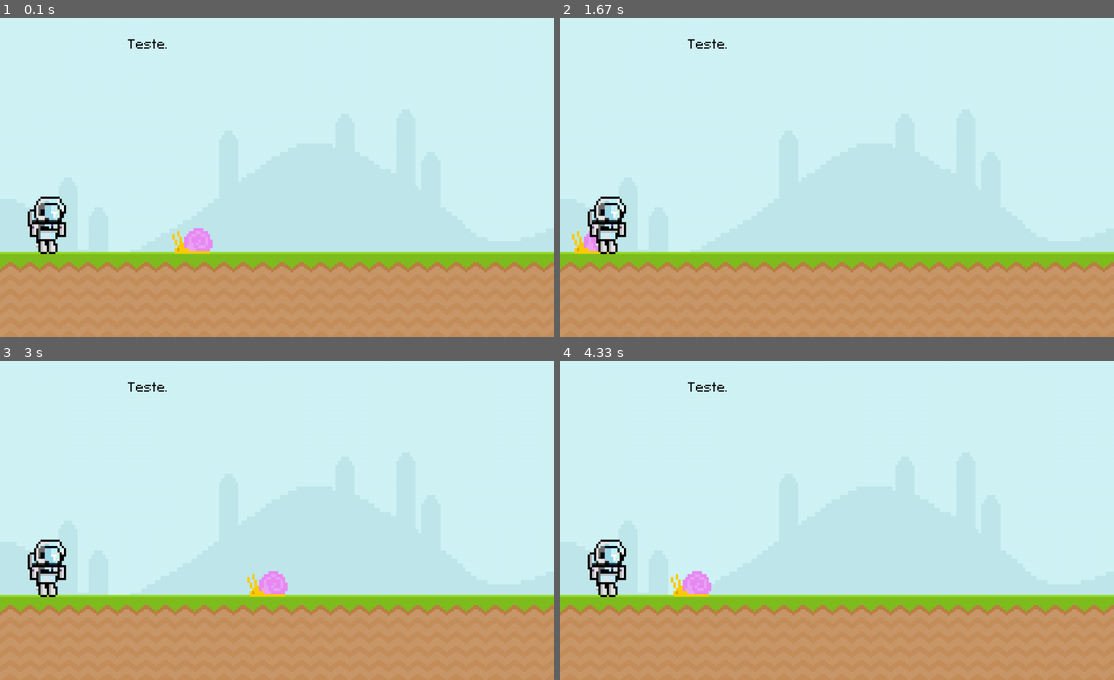
Above: before the commit, frames 1-4 (two rows, left to right).
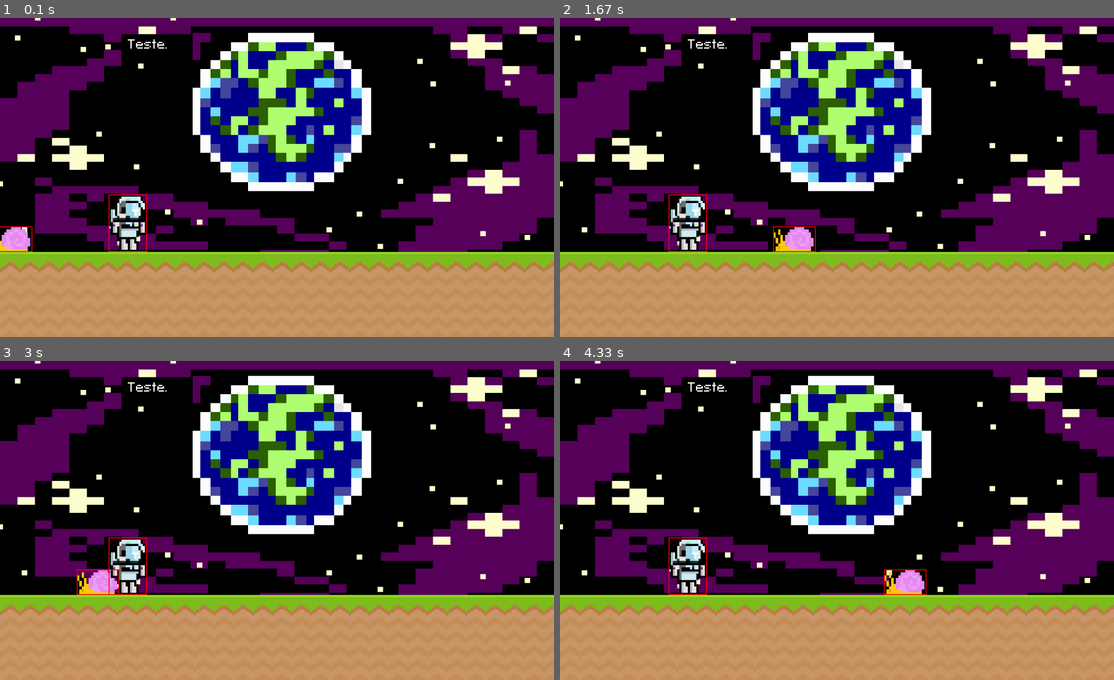
Above: after the commit, the same moments.

Repository: Guiabg/Pygame
Game: pygame game, started from Pygame-main/Game/sambanalua.py
Same seed, same stepped clock (60 frames per second), same inputs: the game is played once before the commit and once after it.
Inputs:
- Up to frame 1 (0.1 s): no input
- Up to frame 2 (1.67 s): no input
- Up to frame 3 (3 s): no input
- Up to frame 4 (4.33 s): no input

The runs differ from the first frame. In frame 1, 73% of the frame differs, in the area x 0-100%, y 0-74%; in frame 2, 73%; in frame 3, 73%; in frame 4, 73%.

Commit message:
Colisões e posições consertadas com sprites rescalionados e pixels sem espaço vazio.

Diff:
--- a/Pygame-main/Game/sambanalua.py
+++ b/Pygame-main/Game/sambanalua.py
@@ -13,22 +13,22 @@
 #Imagens e textos usados
 #Para colocar imagens, basta coloca-las dentro da pasta do jogo.
 #Usamos convert para trabalhar melhor com as imagens no pygame, além de melhorar o desempenho do jogo.
-sky_surface = pygame.image.load('Pygame-main\graphics\Sky.png').convert()
-ground_surface = pygame.image.load('Pygame-main\graphics\ground.png').convert()
-snail_surface = pygame.image.load('Pygame-main\graphics\snail\snail1.png').convert_alpha()
-text_surface = fonte_teste.render('Teste.', False, 'Black')
-player_surface = pygame.image.load('Pygame-main\sprites\spr_1.png').convert_alpha()
+space_surf = pygame.image.load('Pygame-main\sprites\space.png').convert()
+ground_surf = pygame.image.load('Pygame-main\graphics\ground.png').convert()
+snail_surf = pygame.image.load('Pygame-main\graphics\snail\snail1.png').convert_alpha()
+text_surf = fonte_teste.render('Teste.', False, 'White')
+astro_surf = pygame.image.load('Pygame-main\\sprites\\spr_1.png').convert_alpha()
 
 #Imagens rescalionadas
-player_big = pygame.transform.scale(player_surface, (500,500)).convert_alpha()
-sky_big = pygame.transform.scale(sky_surface, (1300,750))
-ground_big = pygame.transform.scale(ground_surface, (1300,200))
-snail_big = pygame.transform.scale(snail_surface, (100,60))
+astro_big = pygame.transform.scale(astro_surf, (90,135)).convert_alpha()
+space_big = pygame.transform.scale(space_surf, (1300,600)).convert()
+ground_big = pygame.transform.scale(ground_surf, (1300,200)).convert()
+snail_big = pygame.transform.scale(snail_surf, (100,60)).convert_alpha()
 
-#Posições
+#Posições e colisões
 snail_x_pos = 600
-snail_rectangle = snail_surface.get_rect(bottomright = (500,530))
-player_rectangle = player_surface.get_rect(midbottom = (100,205))
+snail_rect = snail_big.get_rect(bottomright = (100,550))
+astro_rect = astro_big.get_rect(midbottom = (300,550))
 
 
 while True:
@@ -44,27 +44,31 @@
             print('Mouse up')"""
 
     #Camadas
-    screen.blit(sky_big,(0,0))
+    screen.blit(space_big,(0,0))
     screen.blit(ground_big,(0,550))
-    screen.blit(text_surface,(300,50))
+    screen.blit(text_surf,(300,50))
     """snail_x_pos-=4
     if snail_x_pos <-100: snail_x_pos = 800"""
-    snail_rectangle.x -= 4
-    if snail_rectangle.right <=0: snail_rectangle.left = 800
+    snail_rect.x -= 4
+    if snail_rect.right <=0: snail_rect.left = 800
 
-    screen.blit(snail_big,(snail_rectangle))
+    screen.blit(snail_big,snail_rect)
     # print(player_rectangle.left) para ver a posição da linha de certo lado do retângulo.
     # player_rectangle.left +=1 irá mover o personagem para a esquerda da tela.
 
-    screen.blit(player_big, (player_rectangle))
+    screen.blit(astro_big, astro_rect)
 
-    #Colisão
+    if astro_rect.colliderect(snail_rect):
+        print('collision')
+
+    #Teste de colisão
     # print(player_rectangle.colliderect(snail_rectangle)) para checar colisão entre dois objetos.
-    """if player_rectangle.colliderect(snail_rectangle):
+    """if astro_rect.colliderect(snail_rect):
         print('Collision')"""
-
+    pygame.draw.rect(screen, (255,0,0), astro_rect, 2)
+    pygame.draw.rect(screen, (255,0,0), snail_rect, 2)
     """mouse_pos = pygame.mouse.get_pos()
-    if player_rectangle.collidepoint((mouse_pos)):
+    if player_rect.collidepoint((mouse_pos)):
         print(pygame.mouse.get_pressed())"""
 
     pygame.display.update()
Binary file changed: Pygame-main/sprites/Objetos/antena.png
Binary file changed: Pygame-main/sprites/Objetos/foguete.png
Binary file changed: Pygame-main/sprites/Objetos/nave.png
Binary file changed: Pygame-main/sprites/Objetos/planeta.png
Binary file changed: Pygame-main/sprites/Objetos/saturno.png
Binary file changed: Pygame-main/sprites/Objetos/tesla.png
Binary file added: Pygame-main/sprites/space.png
Binary file changed: Pygame-main/sprites/spr_1.png
Binary file changed: Pygame-main/sprites/spr_2.png
Binary file changed: Pygame-main/sprites/spr_3.png
Binary file changed: Pygame-main/sprites/spr_4.png
Binary file changed: Pygame-main/sprites/spr_5.png
(and 3 more such lines)
